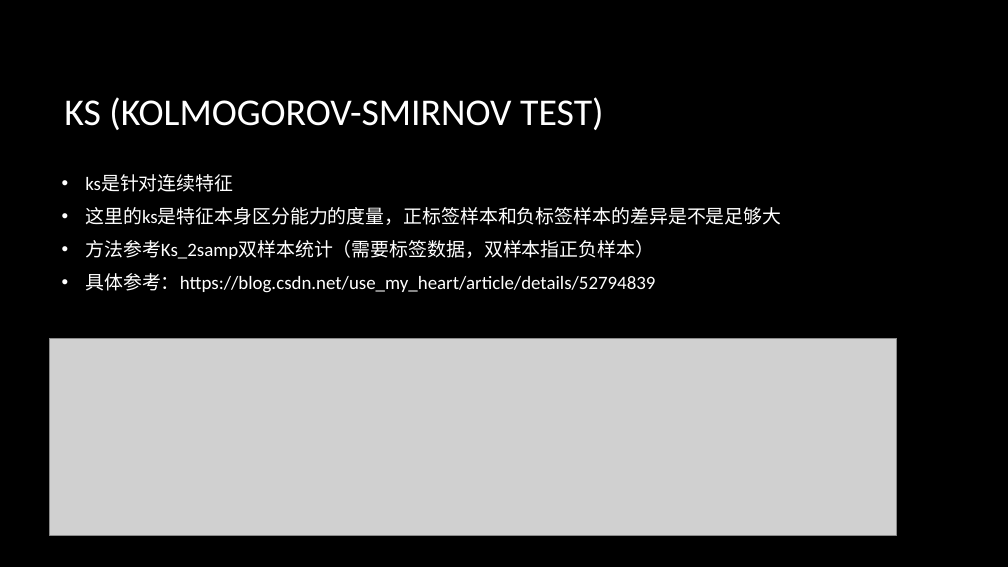
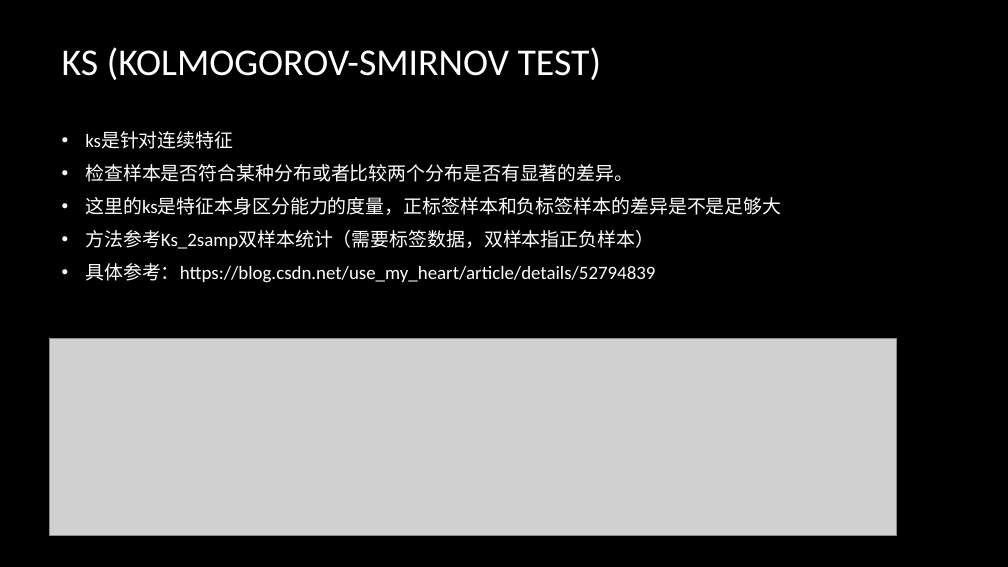
Before and after one commit to NewXLife/ML, a slide deck: slide 11 of docs/shareDoc/统计分析-指标讲解2.pptx. Drawn at 1008x567 pixels with LibreOffice and Linux fonts; fonts in the diff are those of the drawing; grey boxes stand for pictures; background and template pictures are left out. Boxes give left, top, right and bottom in pixels: in the first picture for what was removed or moved away, otherwise in the second. Text is boxed around its words. In the diff, an @@ line names an element or a change of style, - is before the commit and + after.

```diff
--- a/docs/shareDoc/统计分析-指标讲解2.pptx
+++ b/docs/shareDoc/统计分析-指标讲解2.pptx
@@ title "KS (KOLMOGOROV-SMIRNOV TEST)" moved from (x1=64, y1=97, x2=603, y2=130) to (x1=62, y1=47, x2=601, y2=80) @@
@@ text "ks是针对连续特征" moved from (x1=85, y1=174, x2=781, y2=293) to (x1=85, y1=131, x2=781, y2=283) @@
@@ text at (x1=85, y1=164, x2=633, y2=182): paragraph added @@
+• 检查样本是否符合某种分布或者比较两个分布是否有显著的差异。
```
Also in this commit, not shown: 7 other slides changed, 3 other files.
